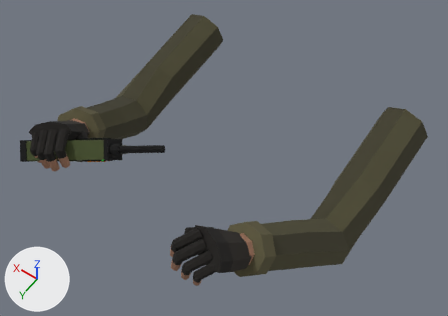
Two versions of the glTF model assets/models/viewmodel_radio.glb, one commit apart.
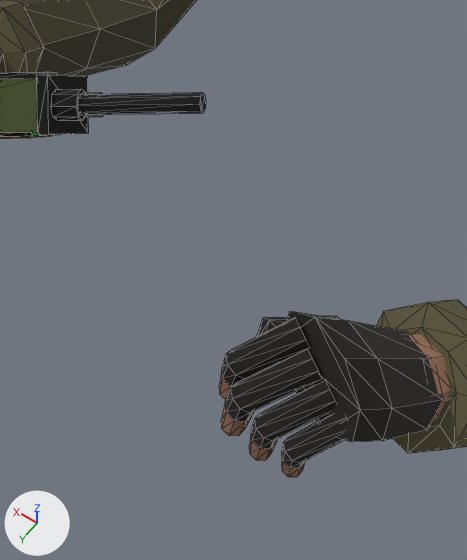
Old and new are each drawn whole from a 50 mm lens placed at (-0.504, 0.805, 0.844), pointed at (-0.026, 0.136, -0.208) and again close up on the part from 20% to 58% of the width and 35% to 100% of the height. The axes (+X, +Y, +Z) are drawn at lower left. The lights are the same throughout. The last two pictures show the newer version. The close-ups show mesh edges as thin lines. Vertices at exactly the same position are counted once.

Names of what the first close-up shows: 'Arms'.
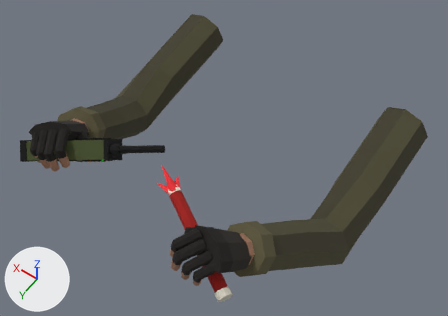
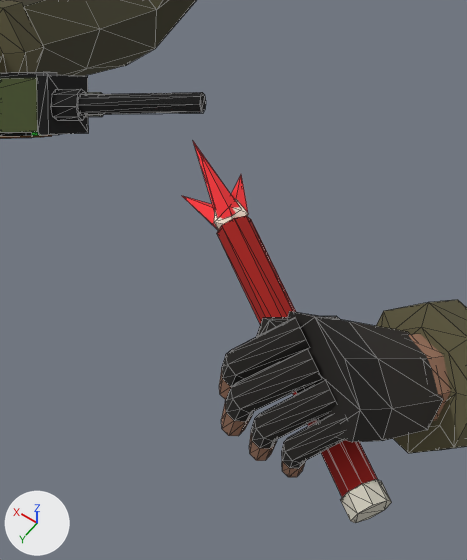
Location of each change, [x1, y1, x2, y2] in pixels of the close-ups (467 x 560 px):
'Arms', reshaped: before [0, 0, 467, 477]; after [0, 0, 467, 523]
part 1 of me_arms, added: after [214, 199, 248, 230]
part 2 of me_arms, added: after [217, 216, 378, 498]
part 3 of me_arms, added: after [341, 479, 392, 523]
part 4 of me_arms, added (red): after [182, 141, 248, 229]

Edits to the bpy script that builds the scene:
```text
Change me_arms:
    used by ob_arms; location = (0.0, 0.0, 0.0)
    remove me_arms.from_pydata(...)  # 808 vertices, 1356 faces; spans x -0.35..0.35, y -0.229..0.464, z -0.36..-0.008
    add me_arms.from_pydata(...)  # 876 vertices, 1464 faces; spans x -0.35..0.35, y -0.229..0.464, z -0.36..-0.008
    me_arms part 1: a new loose piece, an icosphere of 20 faces spanning x -0.082..-0.058, y 0.336..0.359, z -0.062..-0.036, in mat_flat
    me_arms part 2: a new loose piece of 16 vertices spanning x -0.245..-0.069, y 0.34..0.451, z -0.094..-0.039, in mat_flat
    me_arms part 3: a new loose piece of 16 vertices spanning x -0.257..-0.232, y 0.428..0.458, z -0.098..-0.069, in mat_flat
    me_arms part 4
    24 vertices are added at x -0.078..-0.016, y 0.314..0.358, z -0.059..-0.016
    32 new faces join them
```
